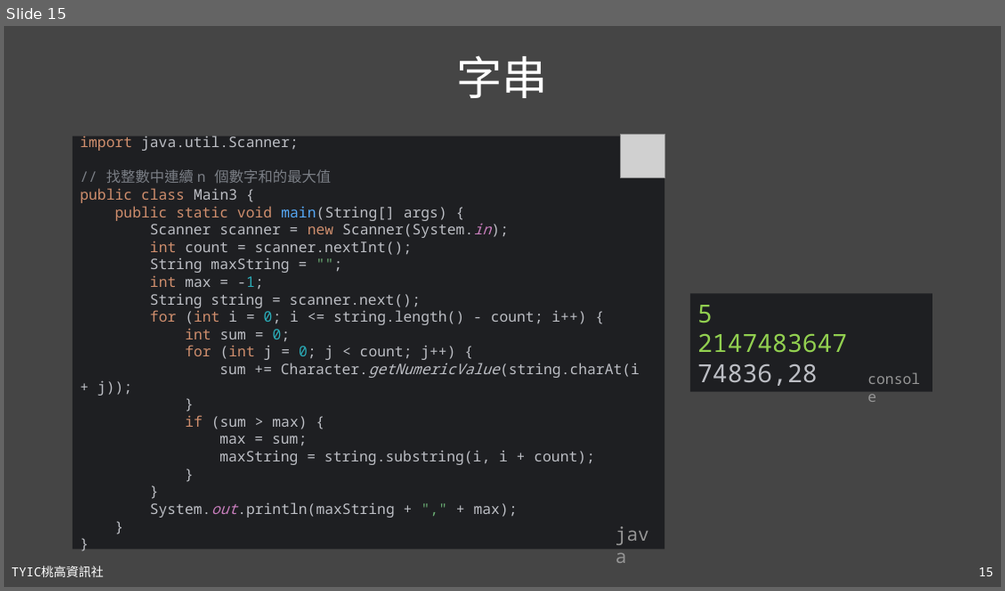
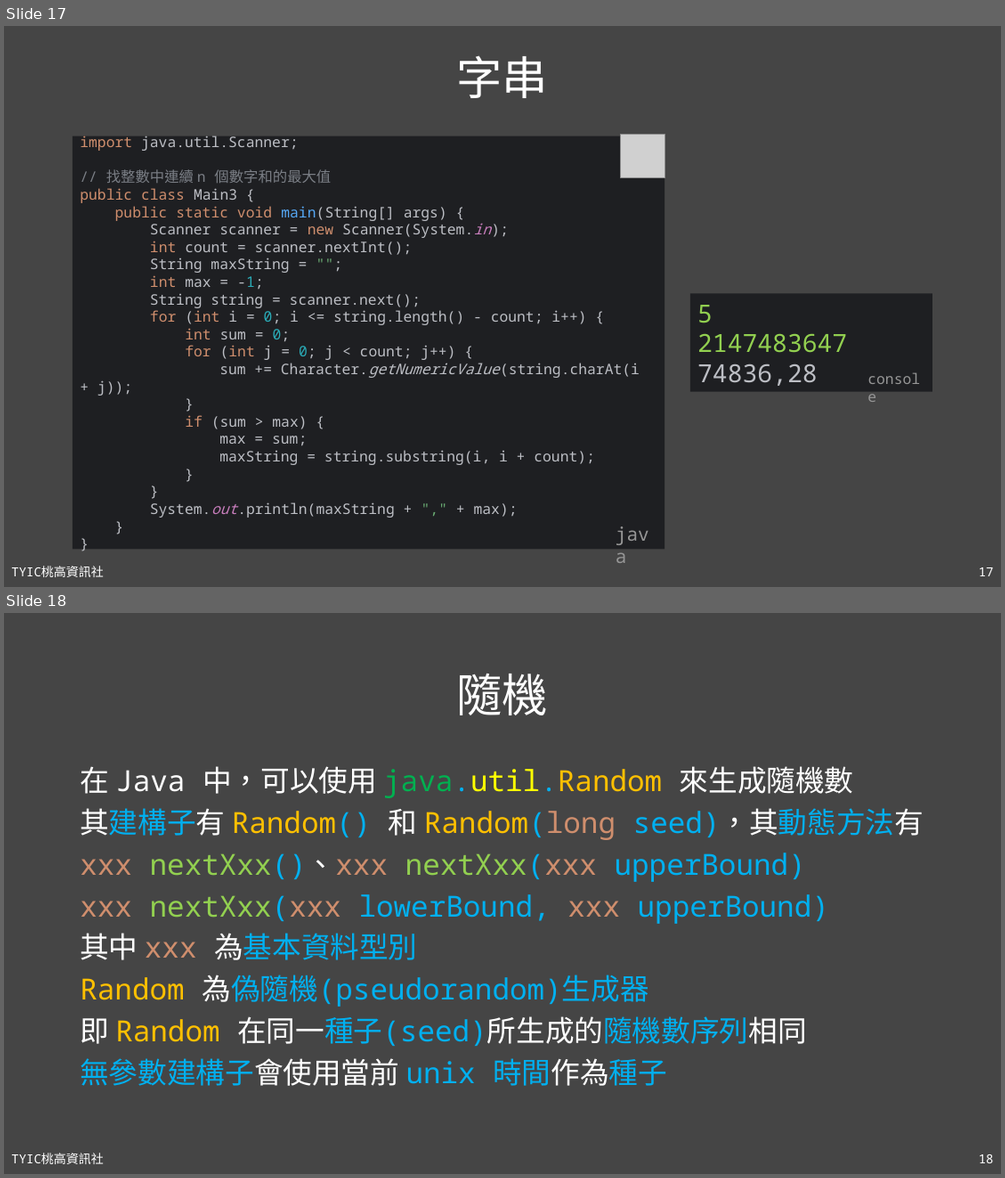
Before and after one commit to TYSHIC/slides, a slide deck: powerpoint/10_包裝類別與工具類別(1).pptx. Shown one above the other, each under a label of ours: slide 15 before the commit, slides 17 and 18 after it. The pictures are 1005x591 and 1005x1178 pixels, drawn with LibreOffice and Linux fonts; fonts in the diff are those of the drawing; grey boxes stand for pictures. Boxes give left, top, right and bottom in pixels: in the first picture for what was removed or moved away, otherwise in the second. Text is boxed around its words. In the diff, an @@ line names an element or a change of style, - is before the commit and + after.

```diff
--- a/powerpoint/10_包裝類別與工具類別(1).pptx
+++ b/powerpoint/10_包裝類別與工具類別(1).pptx
@@ slide 18 added at bbox=[4, 613, 1001, 1174], background #454545; not listed: 2 template elements that a slide beside it also shows @@
@@ title added at bbox=[457, 674, 549, 715], 44 pt, text #FFFFFF @@
+隨機
@@ text added at bbox=[80, 766, 923, 1086], 28 pt, text #00B0F0 @@
+在 Java 中，可以使用 java.util.Random 來生成隨機數
+其建構子有 Random() 和 Random(long seed)，其動態方法有
+xxx nextXxx()、xxx nextXxx(xxx upperBound)
+xxx nextXxx(xxx lowerBound, xxx upperBound)
+其中 xxx 為基本資料型別
+Random 為偽隨機(pseudorandom)生成器
+即 Random 在同一種子(seed)所生成的隨機數序列相同
+無參數建構子會使用當前 unix 時間作為種子
@@ what was slide 15 is now slide 17 @@
@@ page number at bbox=[979, 567, 994, 576]: text changed @@
-15
+17
```
Also in this commit, not shown: 3 other slides added, 11 other files.
